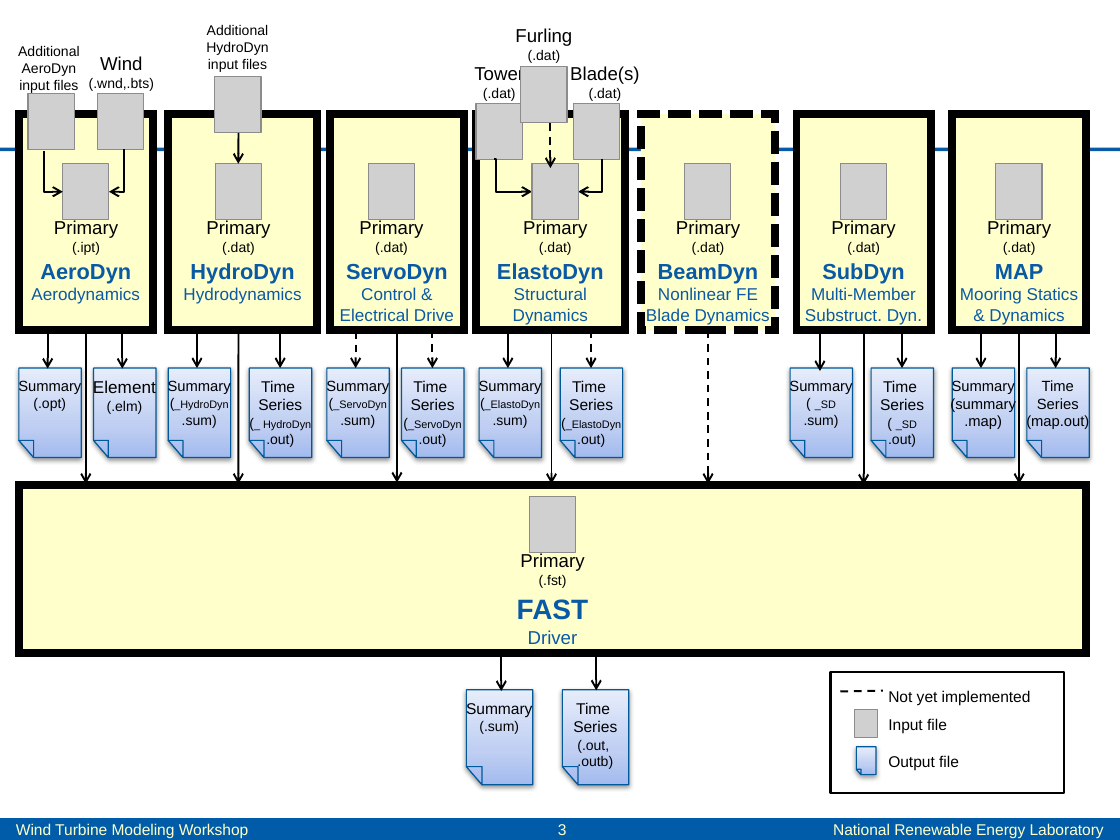
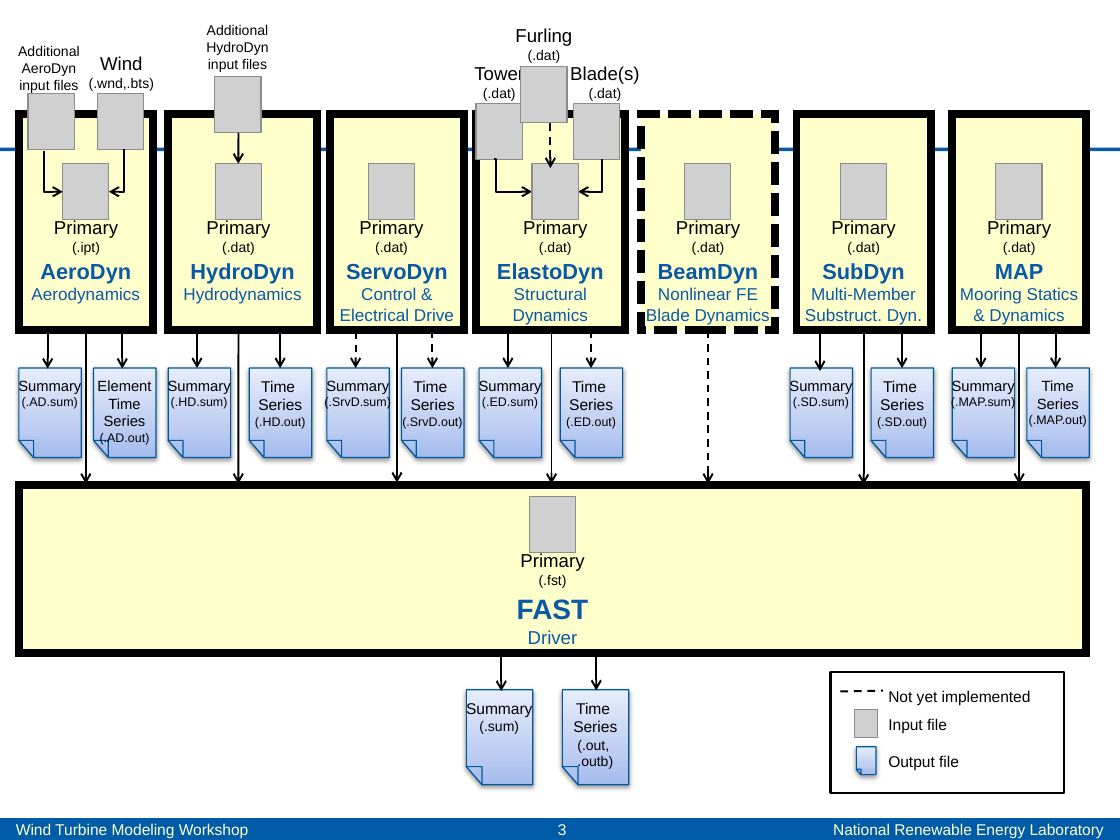
Before and after one commit to OpenFAST/openfast, a slide deck: slide 3 of Docs/InputOutputFiles.pptx. Drawn at 1120x840 pixels with LibreOffice and Linux fonts; fonts in the diff are those of the drawing; grey boxes stand for pictures. Boxes give left, top, right and bottom in pixels: in the first picture for what was removed or moved away, otherwise in the second. Text is boxed around its words. In the diff, an @@ line names an element or a change of style, - is before the commit and + after.

Commit message:
+ created new Algorithms folder to contain the InputOutputSolves visio document and the new LaTeX document of the Input-Output Solve implemented in FAST v8. + Added CampbellDiagram.xls from Jason + updated InputOutputFiles.pptx to reflect new output file naming conventions

Former-commit-id: de131905c40ecca68299c5674496db3839f04c11

```diff
--- a/Docs/InputOutputFiles.pptx
+++ b/Docs/InputOutputFiles.pptx
@@ text in freeform shape at (18,379,81,409): text changed; size 9.5 to 8 pt @@
-Summary
-(.opt)
+Summary
+(.AD.sum)
@@ text in freeform shape at (97,380,151,445): text changed; size 11 to 9.5 pt @@
-Element
-(.elm)
+Element
+Time
+Series
+(.AD.out)
@@ text in freeform shape at (168,379,231,409): text changed; size 7 to 8 pt @@
-Summary
-(_HydroDyn
-.sum)
+Summary
+(.HD.sum)
@@ text in freeform shape at (255,380,306,429): text changed @@
-Time
-Series
-(_ HydroDyn
-.out)
+Time
+Series
+(.HD.out)
@@ text in freeform shape at (324,379,391,410): text changed; size 7 to 8 pt @@
-Summary
-(_ServoDyn
-.sum)
+Summary
+(.SrvD.sum)
@@ text in freeform shape at (402,380,462,429): text changed; size 10 to 8 pt @@
-Time
-Series
-(_ServoDyn
-.out)
+Time
+Series
+(.SrvD.out)
@@ text in freeform shape at (479,379,542,409): text changed; size 7 to 8 pt @@
-Summary
-(_ElastoDyn
-.sum)
+Summary
+(.ED.sum)
@@ text in freeform shape at (566,380,616,429): text changed @@
-Time
-Series
-(_ElastoDyn
-.out)
+Time
+Series
+(.ED.out)
@@ text in freeform shape at (789,379,852,409): text changed; size 9.5 to 8 pt @@
-Summary
-( _SD
-.sum)
+Summary
+(.SD.sum)
@@ text in freeform shape at (877,380,927,429): text changed @@
-Time
-Series
-( _SD
-.out)
+Time
+Series
+(.SD.out)
@@ text in freeform shape at (951,379,1015,410): text changed; size 9.5 to 8 pt @@
-Summary
-(summary
-.map)
+Summary
+(.MAP.sum)
@@ text in freeform shape at (1029,380,1087,427): text changed @@
-Time
-Series
-(map.out)
+Time
+Series
+(.MAP.out)
```
Also in this commit, not shown: 12 other files.
